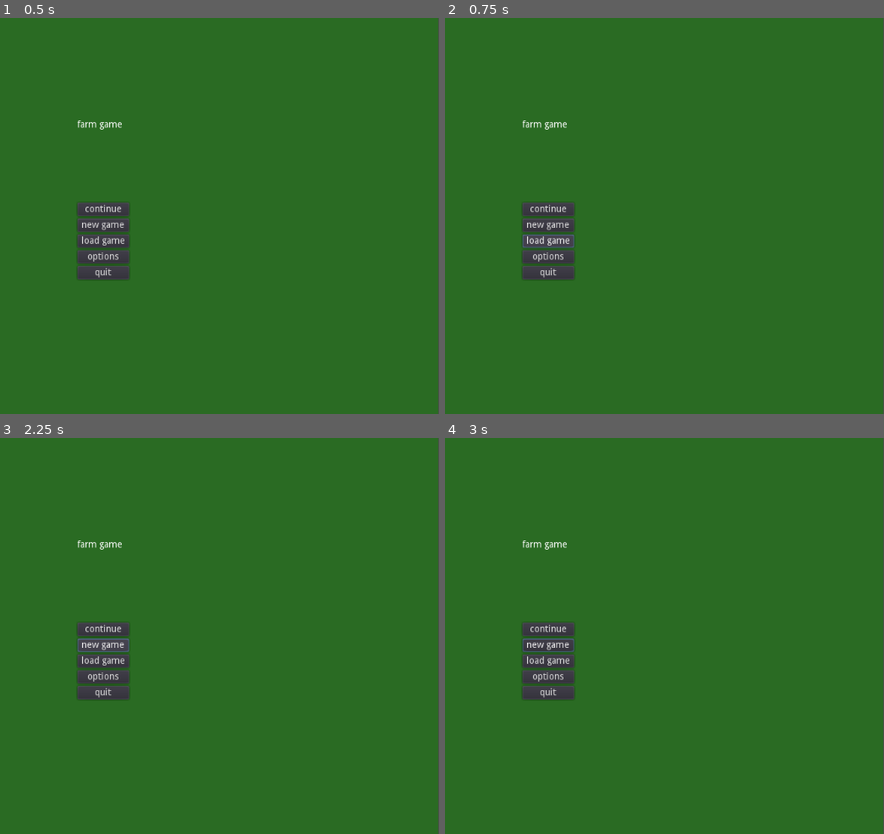
Above: before the commit, frames 1-4 (two rows, left to right).
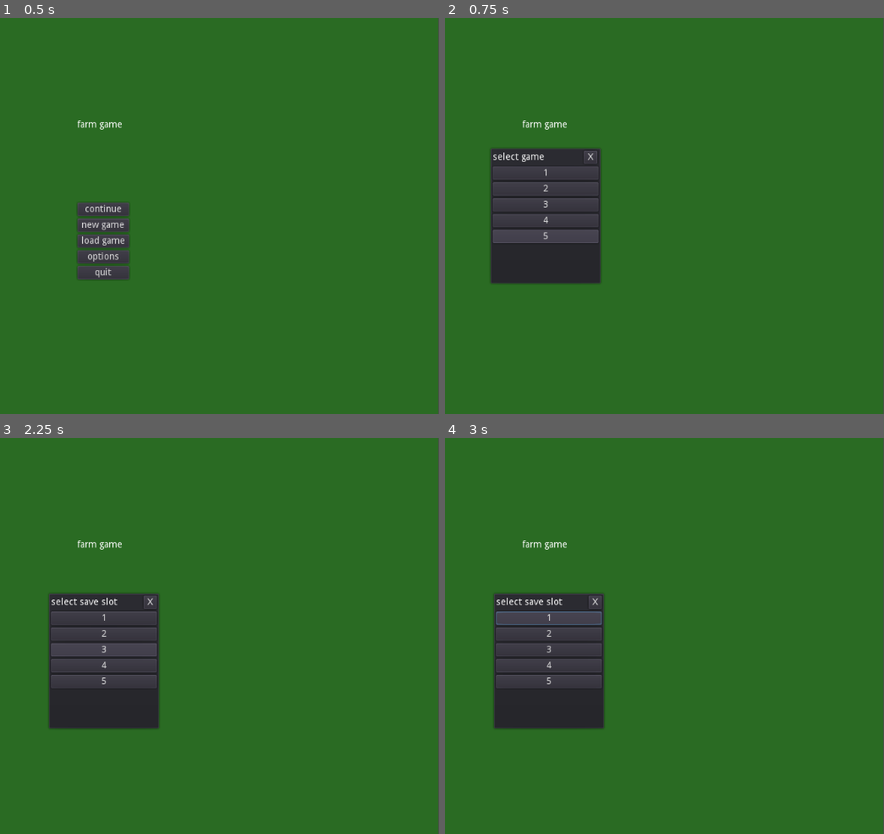
Above: after the commit, the same moments.

Repository: stoodleyc/farm
Game: Godot game, scene res://main menu.tscn
Same seed, same stepped clock (60 frames per second), same inputs: the game is played once before the commit and once after it. The project has no main scene, so this scene is started directly.
Inputs (mouse positions are in pixels of both pictures, inside the frame that each line leads up to):
- Up to frame 1 (0.5 s): no input
- Up to frame 2 (0.75 s): click "load game" at 0.5 s
- Up to frame 3 (2.25 s): click (144, 576) at 1.25 s, where only the run after the commit has a clickable "X"; click "new game" at 2 s
- Up to frame 4 (3 s): click (550, 620) at 2.75 s, where only the run after the commit has a clickable "1"

Frame 1 is identical in both runs. In frame 2, 7.5% of the frame differs, in the area x 10-36%, y 32-68%; in frame 3, 7.5%; in frame 4, 7.5%.

Commit message:
save

Diff:
--- a/Quit.gd
+++ b/Quit.gd
@@ -1,11 +1,5 @@
 extends PopupPanel
 
-
-
-
-# Called when the node enters the scene tree for the first time.
-func _ready():
-	pass # Replace with function body.
 
 
 func _process(delta):
--- a/farm.tscn
+++ b/farm.tscn
@@ -1,15 +1,8 @@
-[gd_scene load_steps=9 format=2]
+[gd_scene load_steps=7 format=2]
 
 [ext_resource path="res://sprites/basic tiles.png" type="Texture" id=1]
 [ext_resource path="res://player.tscn" type="PackedScene" id=2]
 [ext_resource path="res://pause.tscn" type="PackedScene" id=3]
-
-[sub_resource type="Gradient" id=4]
-offsets = PoolRealArray( 0.446154 )
-colors = PoolColorArray( 0.0397339, 0.484375, 0.0779452, 1 )
-
-[sub_resource type="GradientTexture" id=5]
-gradient = SubResource( 4 )
 
 [sub_resource type="TileSet" id=1]
 0/name = "basic tiles.png 0"
@@ -43,10 +36,12 @@
 [node name="farm" type="Node2D"]
 position = Vector2( 1, 0 )
 
-[node name="Sprite" type="Sprite" parent="."]
-position = Vector2( 522.5, 304.5 )
-scale = Vector2( 0.521973, 653 )
-texture = SubResource( 5 )
+[node name="back ground" type="ColorRect" parent="."]
+margin_left = -7.0
+margin_top = -3.0
+margin_right = 1033.0
+margin_bottom = 616.0
+color = Color( 0.184314, 0.431373, 0.0901961, 1 )
 
 [node name="ground" type="TileMap" parent="."]
 tile_set = SubResource( 1 )
--- /dev/null
+++ b/load.gd
@@ -0,0 +1,10 @@
+extends PopupPanel
+
+
+
+func _on_load_game_pressed():
+	visible = true
+
+
+func _on_close_pressed():
+	visible = false
--- /dev/null
+++ b/load.tscn
@@ -0,0 +1,79 @@
+[gd_scene load_steps=2 format=2]
+
+[ext_resource path="res://load.gd" type="Script" id=1]
+
+[node name="load" type="PopupPanel"]
+anchor_left = 0.5
+anchor_top = 0.5
+anchor_right = 0.5
+anchor_bottom = 0.5
+margin_left = -84.0
+margin_top = -103.0
+margin_right = 84.0
+margin_bottom = 103.0
+script = ExtResource( 1 )
+
+[node name="VBoxContainer" type="VBoxContainer" parent="."]
+anchor_left = 0.5
+anchor_top = 0.5
+anchor_right = 0.5
+anchor_bottom = 0.5
+margin_left = -80.0
+margin_top = -99.0
+margin_right = 80.0
+margin_bottom = 99.0
+
+[node name="HBoxContainer" type="HBoxContainer" parent="VBoxContainer"]
+margin_right = 160.0
+margin_bottom = 20.0
+
+[node name="load" type="Label" parent="VBoxContainer/HBoxContainer"]
+margin_top = 3.0
+margin_right = 78.0
+margin_bottom = 17.0
+text = "select game"
+
+[node name="spacing" type="Label" parent="VBoxContainer/HBoxContainer"]
+margin_left = 82.0
+margin_top = 3.0
+margin_right = 134.0
+margin_bottom = 17.0
+text = "             "
+
+[node name="close" type="Button" parent="VBoxContainer/HBoxContainer"]
+margin_left = 138.0
+margin_right = 158.0
+margin_bottom = 20.0
+text = "X"
+
+[node name="save 1" type="Button" parent="VBoxContainer"]
+margin_top = 24.0
+margin_right = 160.0
+margin_bottom = 44.0
+text = "1"
+
+[node name="save 2" type="Button" parent="VBoxContainer"]
+margin_top = 48.0
+margin_right = 160.0
+margin_bottom = 68.0
+text = "2"
+
+[node name="save 3" type="Button" parent="VBoxContainer"]
+margin_top = 72.0
+margin_right = 160.0
+margin_bottom = 92.0
+text = "3"
+
+[node name="save 4" type="Button" parent="VBoxContainer"]
+margin_top = 96.0
+margin_right = 160.0
+margin_bottom = 116.0
+text = "4"
+
+[node name="save 5" type="Button" parent="VBoxContainer"]
+margin_top = 120.0
+margin_right = 160.0
+margin_bottom = 140.0
+text = "5"
+
+[connection signal="pressed" from="VBoxContainer/HBoxContainer/close" to="." method="_on_close_pressed"]
--- a/main menu.gd
+++ b/main menu.gd
@@ -1,19 +1,4 @@
 extends Control
-
-
-# Declare member variables here. Examples:
-# var a = 2
-# var b = "text"
-
-
-# Called when the node enters the scene tree for the first time.
-func _ready():
-	pass # Replace with function body.
-
-
-
-
-
 
 
 
@@ -21,14 +6,6 @@
 	pass # Replace with function body.
 
 
-func _on_load_game_pressed():
-	pass # Replace with function body.
-
-
-func _on_new_game_pressed():
-	pass # Replace with function body.
-
-
 
 
 func _on_quit_pressed():
--- a/main menu.tscn
+++ b/main menu.tscn
@@ -1,7 +1,9 @@
-[gd_scene load_steps=3 format=2]
+[gd_scene load_steps=5 format=2]
 
 [ext_resource path="res://main menu.gd" type="Script" id=1]
+[ext_resource path="res://load.tscn" type="PackedScene" id=2]
 [ext_resource path="res://options.tscn" type="PackedScene" id=3]
+[ext_resource path="res://new game.tscn" type="PackedScene" id=4]
 
 [node name="menu" type="Control"]
 anchor_right = 1.0
@@ -70,8 +72,16 @@
 
 [node name="options" parent="." instance=ExtResource( 3 )]
 
+[node name="load" parent="." instance=ExtResource( 2 )]
+
+[node name="new game" parent="." instance=ExtResource( 4 )]
+margin_left = -79.0
+margin_top = -65.0
+margin_right = 89.0
+margin_bottom = 141.0
+
 [connection signal="pressed" from="VBoxContainer/continue" to="." method="_on_continue_pressed"]
-[connection signal="pressed" from="VBoxContainer/new game" to="." method="_on_new_game_pressed"]
-[connection signal="pressed" from="VBoxContainer/load game" to="." method="_on_load_game_pressed"]
+[connection signal="pressed" from="VBoxContainer/new game" to="new game" method="_on_new_game_pressed"]
+[connection signal="pressed" from="VBoxContainer/load game" to="load" method="_on_load_game_pressed"]
 [connection signal="pressed" from="VBoxContainer/options" to="options" method="_on_options_pressed"]
 [connection signal="pressed" from="VBoxContainer/quit" to="." method="_on_quit_pressed"]
--- /dev/null
+++ b/new game.gd
@@ -0,0 +1,9 @@
+extends PopupPanel
+
+
+func _on_new_game_pressed():
+	visible = true
+
+
+func _on_close_pressed():
+	visible = false
--- /dev/null
+++ b/new game.tscn
@@ -0,0 +1,79 @@
+[gd_scene load_steps=2 format=2]
+
+[ext_resource path="res://new game.gd" type="Script" id=1]
+
+[node name="new game" type="PopupPanel"]
+anchor_left = 0.5
+anchor_top = 0.5
+anchor_right = 0.5
+anchor_bottom = 0.5
+margin_left = -84.0
+margin_top = -103.0
+margin_right = 84.0
+margin_bottom = 103.0
+script = ExtResource( 1 )
+
+[node name="VBoxContainer" type="VBoxContainer" parent="."]
+anchor_left = 0.5
+anchor_top = 0.5
+anchor_right = 0.5
+anchor_bottom = 0.5
+margin_left = -80.0
+margin_top = -99.0
+margin_right = 80.0
+margin_bottom = 99.0
+
+[node name="HBoxContainer" type="HBoxContainer" parent="VBoxContainer"]
+margin_right = 160.0
+margin_bottom = 20.0
+
+[node name="new game" type="Label" parent="VBoxContainer/HBoxContainer"]
+margin_top = 3.0
+margin_right = 100.0
+margin_bottom = 17.0
+text = "select save slot"
+
+[node name="spacing" type="Label" parent="VBoxContainer/HBoxContainer"]
+margin_left = 104.0
+margin_top = 3.0
+margin_right = 136.0
+margin_bottom = 17.0
+text = "        "
+
+[node name="close" type="Button" parent="VBoxContainer/HBoxContainer"]
+margin_left = 140.0
+margin_right = 160.0
+margin_bottom = 20.0
+text = "X"
+
+[node name="save 1" type="Button" parent="VBoxContainer"]
+margin_top = 24.0
+margin_right = 160.0
+margin_bottom = 44.0
+text = "1"
+
+[node name="save 2" type="Button" parent="VBoxContainer"]
+margin_top = 48.0
+margin_right = 160.0
+margin_bottom = 68.0
+text = "2"
+
+[node name="save 3" type="Button" parent="VBoxContainer"]
+margin_top = 72.0
+margin_right = 160.0
+margin_bottom = 92.0
+text = "3"
+
+[node name="save 4" type="Button" parent="VBoxContainer"]
+margin_top = 96.0
+margin_right = 160.0
+margin_bottom = 116.0
+text = "4"
+
+[node name="save 5" type="Button" parent="VBoxContainer"]
+margin_top = 120.0
+margin_right = 160.0
+margin_bottom = 140.0
+text = "5"
+
+[connection signal="pressed" from="VBoxContainer/HBoxContainer/close" to="." method="_on_close_pressed"]
--- a/options.gd
+++ b/options.gd
@@ -1,11 +1,4 @@
 extends PopupPanel
-
-
-
-func _ready():
-	pass # Replace with function body.
-
-
 
 
 
--- a/pause.gd
+++ b/pause.gd
@@ -1,14 +1,5 @@
 extends PopupPanel
 
-
-# Declare member variables here. Examples:
-# var a = 2
-# var b = "text"
-
-
-# Called when the node enters the scene tree for the first time.
-func _ready():
-	pass # Replace with function body.
 
 
 func _process(delta):
--- a/player.gd
+++ b/player.gd
@@ -1,10 +1,4 @@
 extends KinematicBody2D
-
-
-
-# Called when the node enters the scene tree for the first time.
-func _ready():
-	pass # Replace with function body.
 
 
 #variables for movement
--- /dev/null
+++ b/save files.gd
@@ -0,0 +1,25 @@
+extends Node
+
+
+const SAVE_1 = "user://save_1.save"
+const SAVE_2 = "user://save_2.save"
+const SAVE_3 = "user://save_3.save"
+const SAVE_4 = "user://save_4.save"
+const SAVE_5 = "user://save_5.save"
+
+var game_data = {}
+
+
+func _ready():
+	pass
+
+
+
+func save_data():
+	var file = File.new
+	file.open(SAVE_1,File.WRITE)
+	file.store_var(game_data)
+	file.close
+
+func load_data():
+	pass
